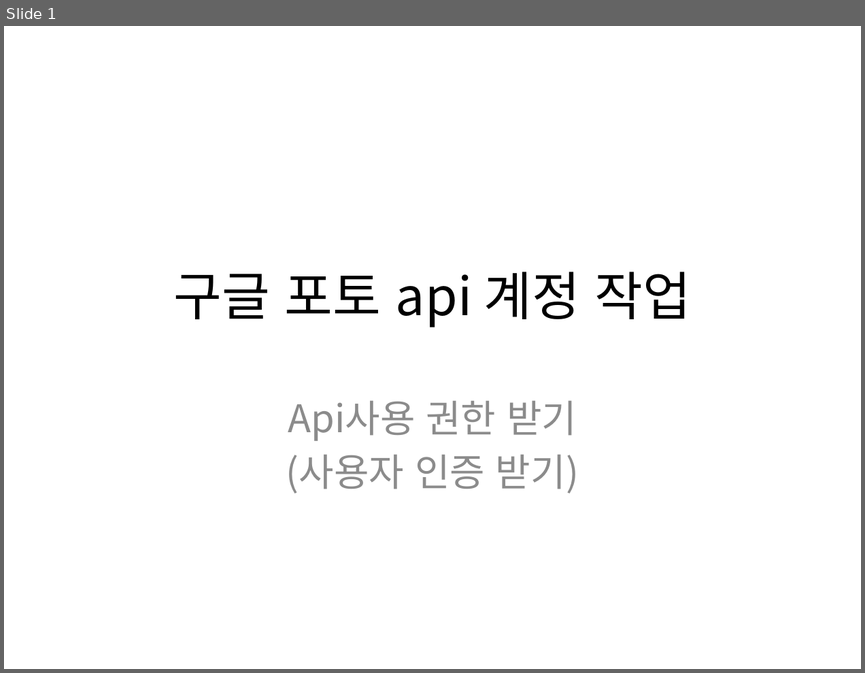
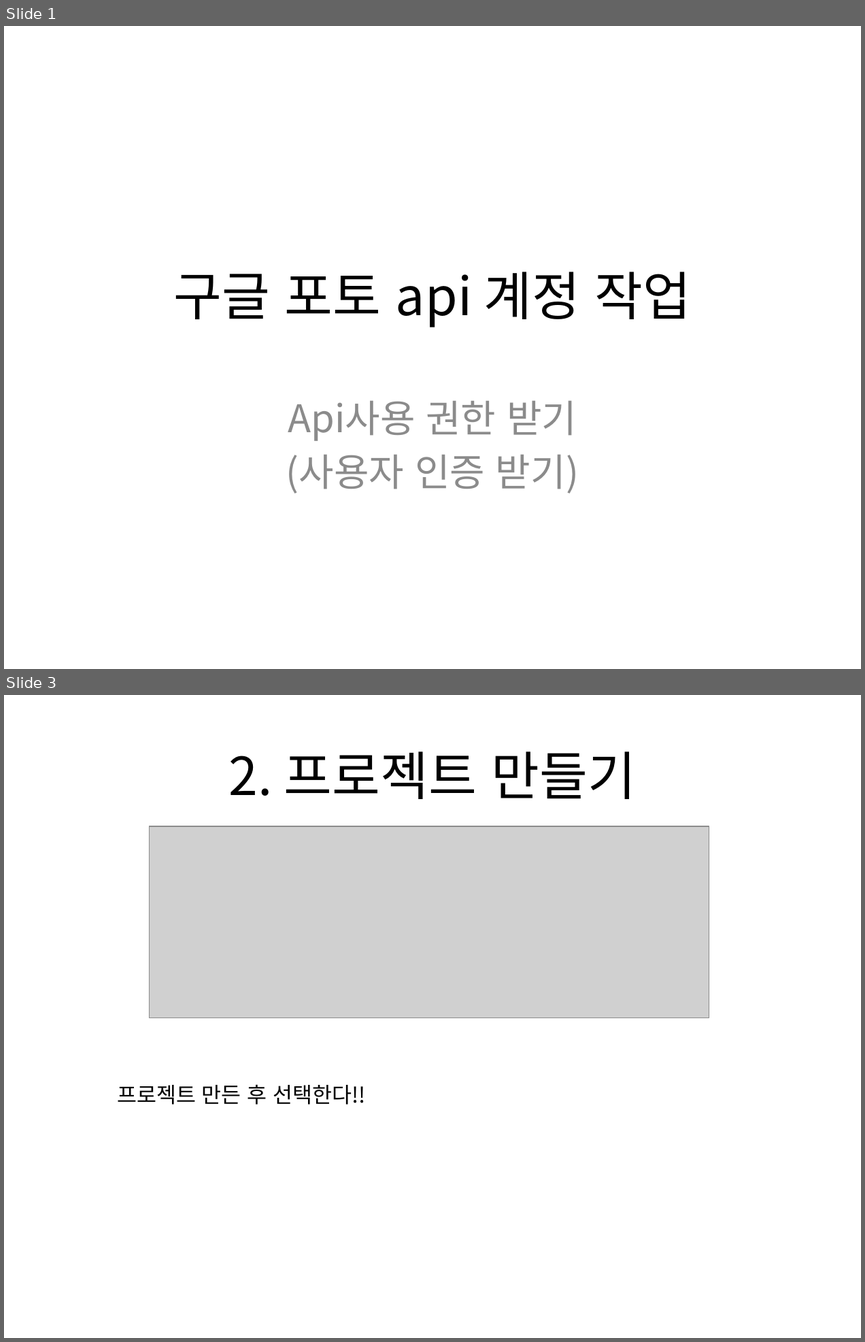
Before and after one commit to zzingyuna/test_site.github.io, a slide deck: image/get_google_api_account.pptx. Shown one above the other, each under a label of ours: slide 1 before the commit, slides 1 and 3 after it; the slides between them are not shown. The pictures are 865x673 and 865x1342 pixels, drawn with LibreOffice and Linux fonts; fonts in the diff are those of the drawing; grey boxes stand for pictures. Boxes give left, top, right and bottom in pixels: in the first picture for what was removed or moved away, otherwise in the second. Text is boxed around its words. In the diff, an @@ line names an element or a change of style, - is before the commit and + after.

```diff
--- a/image/get_google_api_account.pptx
+++ b/image/get_google_api_account.pptx
@@ slide 3 added at (4, 695, 861, 1338), background #FFFFFF @@
@@ title added at (228, 751, 636, 799), 44 pt, text #000000 @@
+2. 프로젝트 만들기
@@ picture added at (149, 826, 709, 1018) @@
@@ text added at (117, 1084, 365, 1104), 18 pt, text #000000 @@
+프로젝트 만든 후 선택한다!!
```
Also in this commit, not shown: 1 slide changed, 11 other slides added, 5 slides removed.
